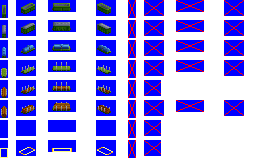
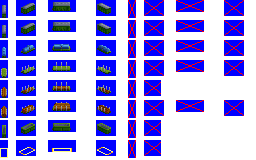
The second 256x160 image is a revision of the first. Changes to its layers:
painted on "wagons" over [2, 2, 111, 138]
